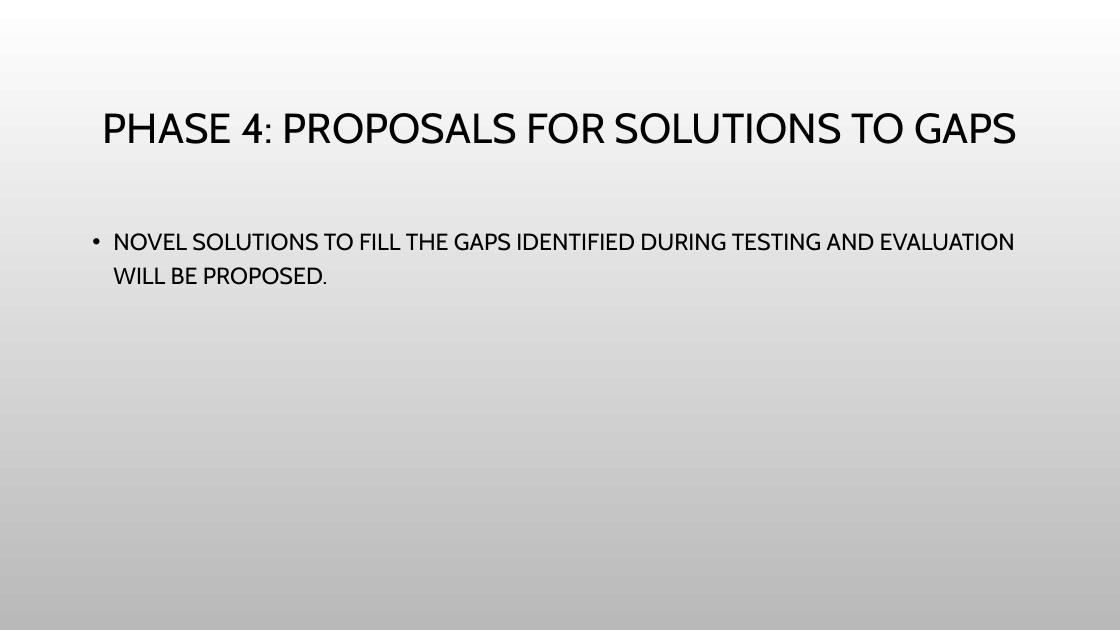
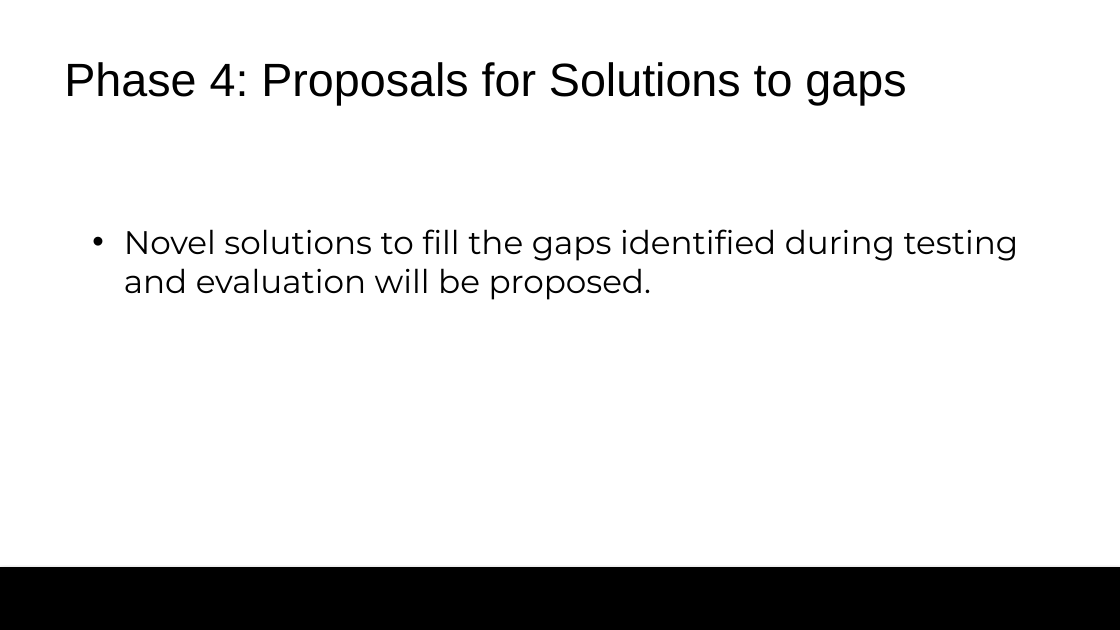
Before and after one commit to colby13king/cs5320-code, a slide deck: slide 11 of LicenseAssetManager/docs/Maintenance/MaintenancePresentation.pptx. Drawn at 1120x630 pixels with LibreOffice and Linux fonts; fonts in the diff are those of the drawing; background and template pictures are left out. Boxes give left, top, right and bottom in pixels: in the first picture for what was removed or moved away, otherwise in the second. Text is boxed around its words. In the diff, an @@ line names an element or a change of style, - is before the commit and + after.

```diff
--- a/LicenseAssetManager/docs/Maintenance/MaintenancePresentation.pptx
+++ b/LicenseAssetManager/docs/Maintenance/MaintenancePresentation.pptx
@@ background picture (left out) to #FFFFFF @@
@@ title at (64, 62, 906, 105): text changed; size 36 to 40 pt; font Cabin to Arial @@
-PHASE 4: PROPOSALS FOR SOLUTIONS TO GAPS
+Phase 4: Proposals for Solutions to gaps
@@ text at (124, 229, 1019, 300): text changed; size 20 to 28 pt; font Cabin to Montserrat @@
-• NOVEL SOLUTIONS TO FILL THE GAPS IDENTIFIED DURING TESTING AND EVALUATION WILL BE PROPOSED.
+• Novel solutions to fill the gaps identified during testing and evaluation will be proposed.
@@ rectangle added at (0, 567, 1120, 630), fill #000000 @@
```
Also in this commit, not shown: 13 other slides changed, 1 slide added, 1 other file.
